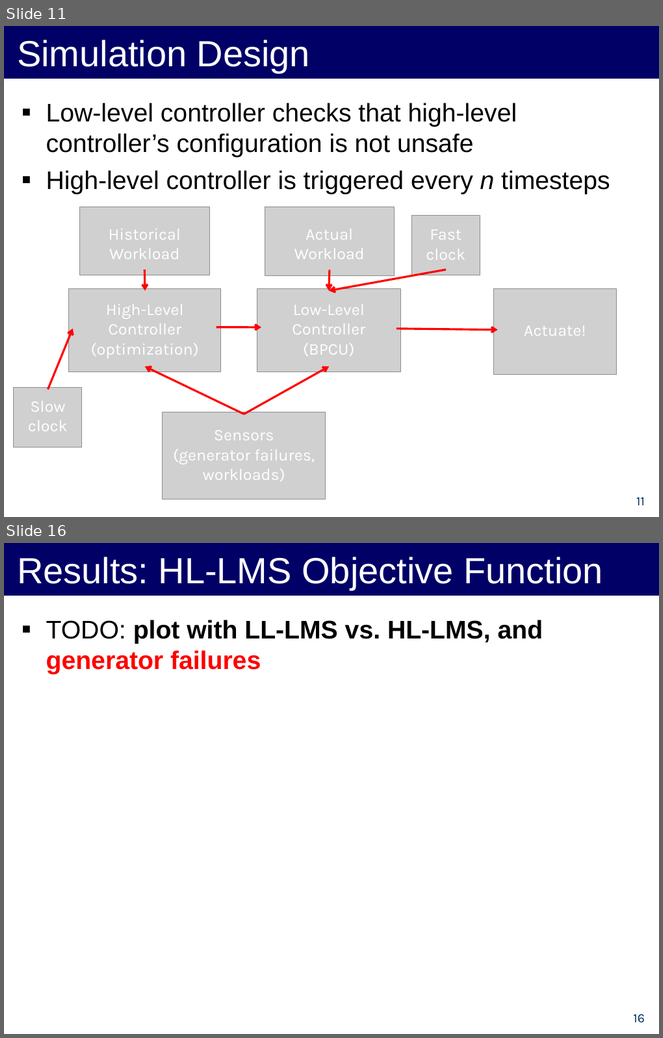
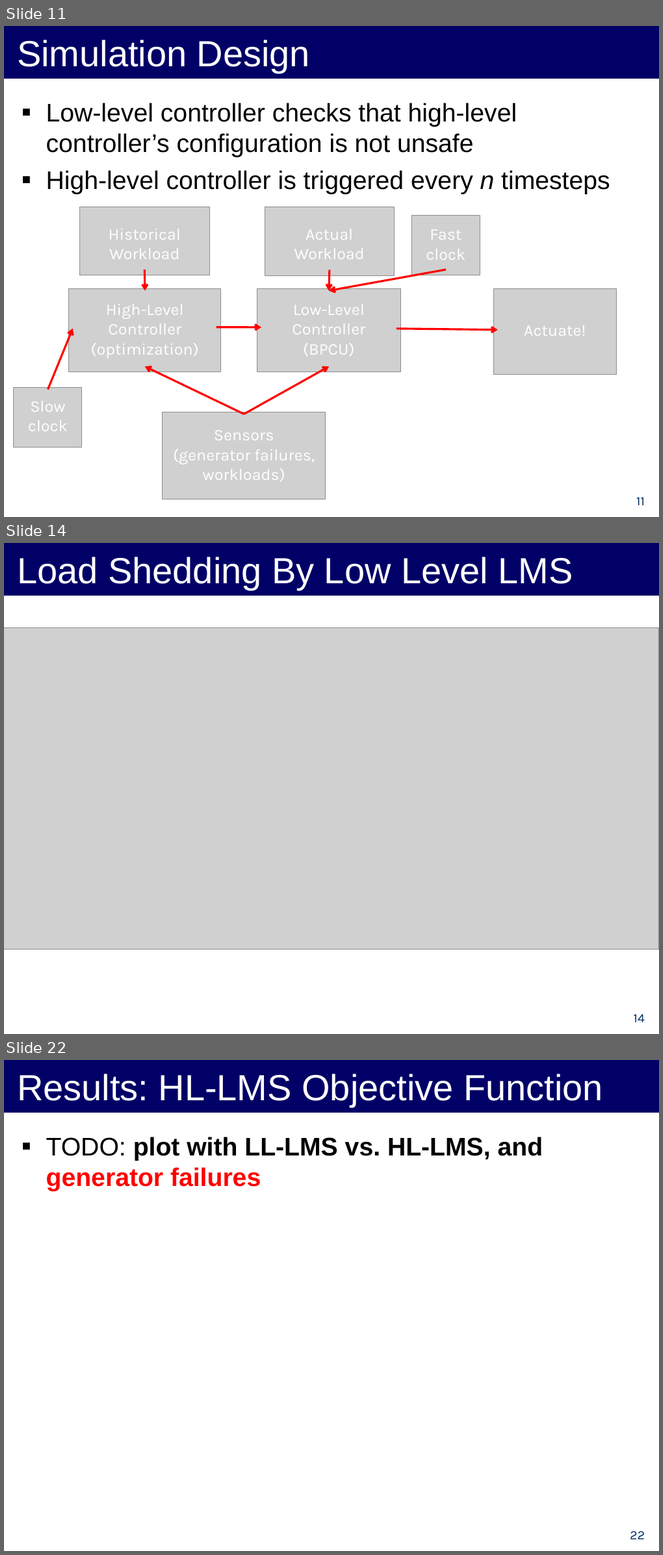
Before and after one commit to forresti/optimal_load_management, a slide deck: project/12-3-12_Presentation.ppt. Shown one above the other, each under a label of ours: slides 11 and 16 before the commit, slides 11, 14 and 22 after it; the slides between them are not shown. The pictures are 663x1038 and 663x1555 pixels, drawn with LibreOffice and Linux fonts; fonts in the diff are those of the drawing; grey boxes stand for pictures. Boxes give left, top, right and bottom in pixels: in the first picture for what was removed or moved away, otherwise in the second. Text is boxed around its words. In the diff, an @@ line names an element or a change of style, - is before the commit and + after.

```diff
--- a/project/12-3-12_Presentation.ppt
+++ b/project/12-3-12_Presentation.ppt
@@ slide 14 added at <box>4,543,659,1034</box>, background #FFFFFF @@
@@ title added at <box>4,543,659,596</box>, fill #000066, 40 pt, text #FFFFFF @@
+Load Shedding By Low Level LMS
@@ picture added at <box>4,627,659,949</box> @@
@@ page number added at <box>634,1014,645,1023</box>, 14 pt, text #002D62 @@
+14
@@ what was slide 16 is now slide 22 @@
@@ page number at <box>630,1531,645,1540</box>: text changed @@
-16
+22
```
Also in this commit, not shown: 3 slides changed, 8 other slides added, 3 slides removed.
